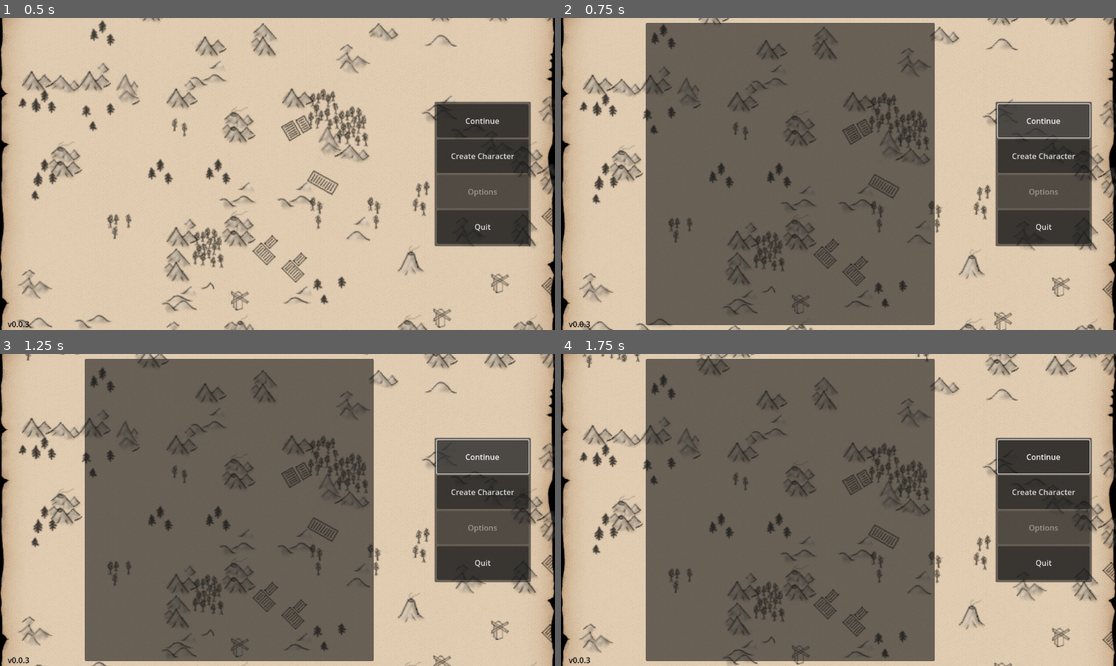
Above: before the commit, frames 1-4 (two rows, left to right).
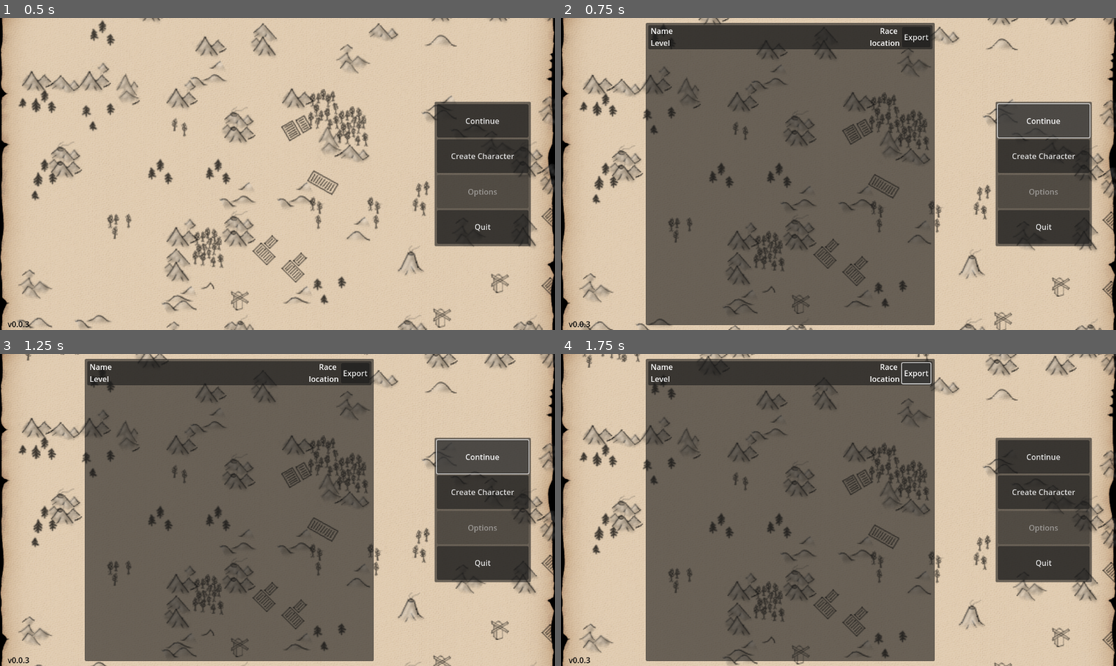
Above: after the commit, the same moments.

Repository: V-ktor/RNG-quest
Game: Godot game, scene res://gui/menu.tscn
Two runs of this game, one before a commit and one after it. Both use one fixed random seed, a clock stepped at 60 frames per second and the inputs below.
Inputs (mouse positions are in pixels of both pictures, inside the frame that each line leads up to):
- Up to frame 1 (0.5 s): no input
- Up to frame 2 (0.75 s): click "Continue" at 0.5 s
- Up to frame 3 (1.25 s): no input
- Up to frame 4 (1.75 s): click (916, 372) at 1.25 s, where only the run after the commit has a clickable "Export"

Frame 1 is identical in both runs. In frame 2, 3.8% of the frame differs, in the area x 15-67%, y 2-11%; in frame 3, 3.9%; in frame 4, 4.0%, in the area x 15-96%, y 2-39%.

Commit message:
Added character export function for web.

Diff:
--- a/gui/menu.gd
+++ b/gui/menu.gd
@@ -60,10 +60,14 @@
 					button.name = "Character"+str(i)
 					$Characters/ScrollContainer/VBoxContainer.add_child(button)
 				button.show()
-				button.get_node("LabelName").text = data.name
-				button.get_node("LabelRace").text = data.race
-				button.get_node("LabelLevel").text = tr("LEVEL")+" "+str(data.level)
-				button.get_node("LabelLocation").text = data.location
+				button.get_node("HBoxContainer/Info/LabelName").text = data.name
+				button.get_node("HBoxContainer/Info/LabelRace").text = data.race
+				button.get_node("HBoxContainer/Info/LabelLevel").text = tr("LEVEL")+" "+str(data.level)
+				button.get_node("HBoxContainer/Info/LabelLocation").text = data.location
+				if !OS.has_feature("web"):
+					button.get_node("HBoxContainer/ButtonExport").hide()
+				elif !button.get_node("HBoxContainer/ButtonExport").is_connected("pressed", Callable(self, "_export")):
+					button.get_node("HBoxContainer/ButtonExport").connect("pressed", Callable(self, "_export").bind(i))
 				if !button.is_connected("pressed", Callable(self, "_load")):
 					button.connect("pressed", Callable(self, "_load").bind(i))
 				i += 1
@@ -92,6 +96,16 @@
 	progress_label.text = tr("DAY") + " 1 / 1"
 	create_instance(characters[ID].left(characters[ID].rfind('.')))
 
+func _export(ID: int):
+	var file:= FileAccess.open("user://saves/" + characters[ID], FileAccess.READ)
+	if FileAccess.get_open_error()!=OK:
+		print("Can't open save file " + characters[ID])
+		return
+
+	var text:= file.get_as_text()
+	file.close()
+	JavaScriptBridge.download_buffer(text.to_utf8_buffer(), characters[ID], "text/plain")
+
 func create_instance(player_name: String):
 	main_instance = main.instantiate()
 	main_instance.player_name = player_name
@@ -114,7 +128,6 @@
 		set_process(false)
 
 func _ready():
-#	set_process(false)
 
 	if OS.has_feature("web") || OS.has_feature("mobile"):
 		$Panel/VBoxContainer/Button3.hide()
--- a/gui/menu.tscn
+++ b/gui/menu.tscn
@@ -987,44 +987,68 @@
 size_flags_vertical = 3
 
 [node name="Character0" type="Button" parent="Characters/ScrollContainer/VBoxContainer"]
-visible = false
 custom_minimum_size = Vector2(0, 50)
 layout_mode = 2
 
-[node name="LabelName" type="Label" parent="Characters/ScrollContainer/VBoxContainer/Character0"]
+[node name="HBoxContainer" type="HBoxContainer" parent="Characters/ScrollContainer/VBoxContainer/Character0"]
+layout_mode = 1
+anchors_preset = -1
+anchor_right = 1.0
+anchor_bottom = 1.0
+offset_left = 4.0
+offset_top = 4.0
+offset_right = -4.0
+offset_bottom = -4.0
+grow_horizontal = 2
+grow_vertical = 2
+mouse_filter = 2
+
+[node name="Info" type="Control" parent="Characters/ScrollContainer/VBoxContainer/Character0/HBoxContainer"]
+layout_mode = 2
+size_flags_horizontal = 3
+mouse_filter = 2
+
+[node name="LabelName" type="Label" parent="Characters/ScrollContainer/VBoxContainer/Character0/HBoxContainer/Info"]
 layout_mode = 1
 anchors_preset = -1
 anchor_right = 0.5
 anchor_bottom = 0.5
-offset_left = 5.0
+offset_left = 1.0
+offset_top = -4.0
+offset_right = -4.0
+offset_bottom = -2.0
 grow_vertical = 2
 text = "NAME"
 vertical_alignment = 1
 
-[node name="LabelRace" type="Label" parent="Characters/ScrollContainer/VBoxContainer/Character0"]
+[node name="LabelRace" type="Label" parent="Characters/ScrollContainer/VBoxContainer/Character0/HBoxContainer/Info"]
 layout_mode = 1
 anchors_preset = -1
 anchor_left = 0.5
 anchor_right = 1.0
 anchor_bottom = 0.5
+offset_top = -4.0
 offset_right = -5.0
+offset_bottom = -2.0
 grow_vertical = 2
 text = "RACE"
 horizontal_alignment = 2
 vertical_alignment = 1
 
-[node name="LabelLevel" type="Label" parent="Characters/ScrollContainer/VBoxContainer/Character0"]
+[node name="LabelLevel" type="Label" parent="Characters/ScrollContainer/VBoxContainer/Character0/HBoxContainer/Info"]
 layout_mode = 1
 anchors_preset = -1
 anchor_top = 0.5
 anchor_right = 0.5
 anchor_bottom = 1.0
-offset_left = 5.0
+offset_left = 1.0
+offset_right = -4.0
+offset_bottom = 2.0
 grow_vertical = 2
 text = "LEVEL"
 vertical_alignment = 1
 
-[node name="LabelLocation" type="Label" parent="Characters/ScrollContainer/VBoxContainer/Character0"]
+[node name="LabelLocation" type="Label" parent="Characters/ScrollContainer/VBoxContainer/Character0/HBoxContainer/Info"]
 layout_mode = 1
 anchors_preset = -1
 anchor_left = 0.5
@@ -1032,10 +1056,15 @@
 anchor_right = 1.0
 anchor_bottom = 1.0
 offset_left = 5.0
+offset_bottom = 2.0
 grow_vertical = 2
 text = "LOCATION"
 horizontal_alignment = 2
 vertical_alignment = 1
+
+[node name="ButtonExport" type="Button" parent="Characters/ScrollContainer/VBoxContainer/Character0/HBoxContainer"]
+layout_mode = 2
+text = "EXPORT"
 
 [node name="Loading" type="Panel" parent="."]
 visible = false
--- a/translations/ui.csv
+++ b/translations/ui.csv
@@ -5,6 +5,7 @@
 ACTION,Action
 SUMMARY,Summary
 QUIT,Quit
+EXPORT,Export
 SIMULATING,"Simulating..."
 DAY,day
 NAME,Name
Binary file changed: translations/ui.en.translation
